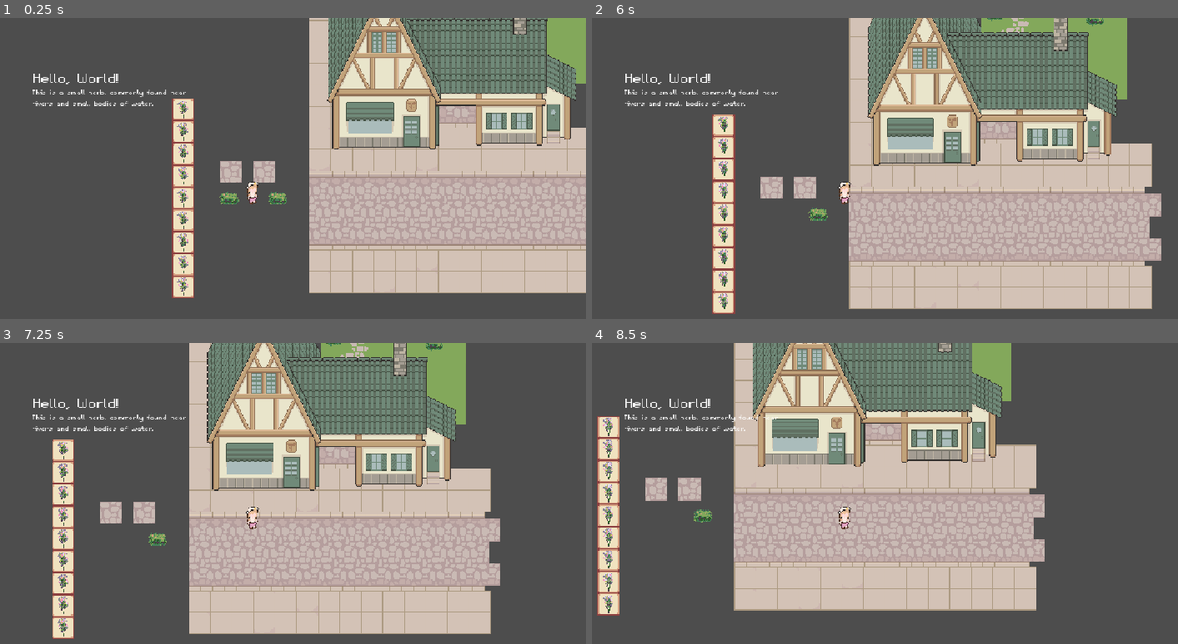
Above: before the commit, frames 1-4 (two rows, left to right).
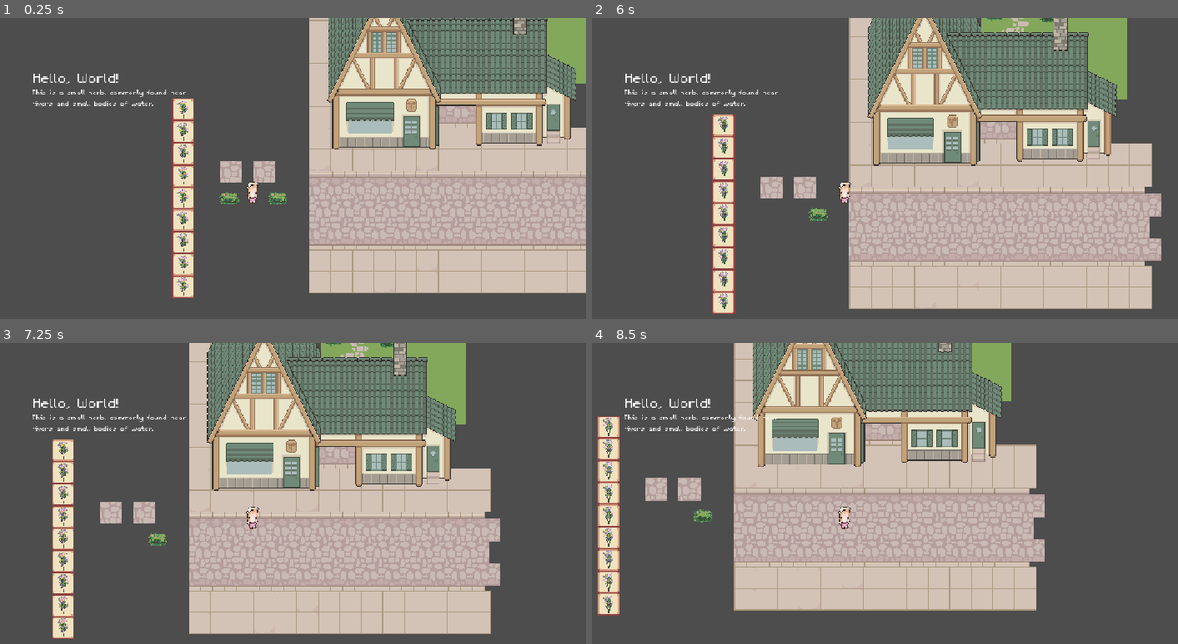
Above: after the commit, the same moments.

Repository: Jelmerrr/Flask-and-Fortune
Game: Godot game, scene res://Scenes/UtilScenes/visual_handler.tscn
Same seed, same stepped clock (60 frames per second), same inputs: the game is played once before the commit and once after it.
Inputs (mouse positions are in pixels of both pictures, inside the frame that each line leads up to):
- Up to frame 1 (0.25 s): no input
- Up to frame 2 (6 s): tap Enter at 0.5, 2, 3.5 s; move the mouse to (820, 198) at 0.52 s; hold W (move_up) 0.53-2.03 s; click (820, 198) at 0.67 s; tap Space at 1.25, 2.75 s; move the mouse to (867, 204) at 1.27 s; click (867, 204) at 1.42 s; move the mouse to (644, 150) at 2.02 s; hold A (move_left) 2.03-3.53 s; move the mouse to (879, 204) at 2.77 s; click (879, 204) at 2.92 s; move the mouse to (744, 111) at 3.52 s; hold S (move_down) 3.53-4.28 s; move the mouse to (990, 186) at 4.27 s; hold D (move_right) 4.28-5.03 s; move the mouse to (709, 222) at 5.02 s; hold W (move_up) 5.03-5.78 s; click (709, 222) at 5.17 s; move the mouse to (908, 123) at 5.77 s; hold D (move_right) from 5.78 s (still down)
- Up to frame 3 (7.25 s): keep holding D (move_right); move the mouse to (474, 343) at 6.52 s; click (474, 343) at 6.67 s
- Up to frame 4 (8.5 s): move the mouse to (1043, 586) at 7.27 s; click (1043, 586) at 7.42 s; move the mouse to (644, 475) at 8.02 s; release D (move_right) at 8.03 s; hold S (move_down) from 8.03 s (still down)

The runs differ from the first frame. In frame 1, less than 0.1% of the frame differs, in the area x 5-21%, y 19-23%; in frame 2, 0.1%, in the area x 5-88%, y 0-23%; in frame 3, 0.1%; in frame 4, less than 0.1%.

Commit message:
Port of basic inventory system

Diff:
--- /dev/null
+++ b/Resources/Inventory/InventorySlotResource.gd
@@ -0,0 +1,6 @@
+extends Resource
+
+class_name InventorySlot
+
+@export var item: ItemResource
+@export var amount: int
--- /dev/null
+++ b/Resources/Inventory/IventoryResource.gd
@@ -0,0 +1,5 @@
+extends Resource
+
+class_name Inventory
+
+@export var inventory: Array[InventorySlot]
--- /dev/null
+++ b/Resources/Inventory/Resource Files/PlayerInventory.tres
@@ -0,0 +1,8 @@
+[gd_resource type="Resource" script_class="Inventory" load_steps=3 format=3 uid="uid://do7r2r8ngpjhc"]
+
+[ext_resource type="Script" uid="uid://bvkm1krp5pwkh" path="res://Resources/Inventory/InventorySlotResource.gd" id="1_5aywx"]
+[ext_resource type="Script" uid="uid://dk1jn3oqssc6m" path="res://Resources/Inventory/IventoryResource.gd" id="2_tdvhe"]
+
+[resource]
+script = ExtResource("2_tdvhe")
+metadata/_custom_type_script = "uid://dk1jn3oqssc6m"
--- a/Resources/Loot Tables/Resource Files/SunberryLootTable.tres
+++ b/Resources/Loot Tables/Resource Files/SunberryLootTable.tres
@@ -9,8 +9,8 @@
 script = ExtResource("1_333ib")
 Item = ExtResource("2_lbkma")
 rarityWeigth = 4
-amountMin = 1
-amountMax = 3
+amountMin = 2
+amountMax = 4
 metadata/_custom_type_script = "uid://dtukklmctt8ar"
 
 [sub_resource type="Resource" id="Resource_sbsxg"]
--- /dev/null
+++ b/Resources/Player/PlayerDataResource.gd
@@ -0,0 +1,7 @@
+extends Resource
+
+class_name PlayerData
+
+@export var inventoryRef: Inventory
+
+#Add other player progression stuff here for later :3
--- /dev/null
+++ b/Resources/Player/Resource Files/MainPlayerData.tres
@@ -0,0 +1,9 @@
+[gd_resource type="Resource" script_class="PlayerData" load_steps=3 format=3 uid="uid://daghgr4dl3pxr"]
+
+[ext_resource type="Script" uid="uid://dbljdthu8enhv" path="res://Resources/Player/PlayerDataResource.gd" id="1_cu2lu"]
+[ext_resource type="Resource" uid="uid://do7r2r8ngpjhc" path="res://Resources/Inventory/Resource Files/PlayerInventory.tres" id="1_yuf6x"]
+
+[resource]
+script = ExtResource("1_cu2lu")
+inventoryRef = ExtResource("1_yuf6x")
+metadata/_custom_type_script = "uid://dbljdthu8enhv"
--- a/Scenes/Placeholder/player_controller.tscn
+++ b/Scenes/Placeholder/player_controller.tscn
@@ -1,7 +1,8 @@
-[gd_scene load_steps=5 format=3 uid="uid://b8faxx5uxnkkb"]
+[gd_scene load_steps=6 format=3 uid="uid://b8faxx5uxnkkb"]
 
 [ext_resource type="Script" uid="uid://ysxak25d4qnd" path="res://Scripts/Player/PlayerController.gd" id="1_4r0g5"]
 [ext_resource type="Texture2D" uid="uid://dncvuejp0iy4r" path="res://Assets/Sprites/Character Sprites/PlaceholderCharacter.png" id="1_l0131"]
+[ext_resource type="Resource" uid="uid://daghgr4dl3pxr" path="res://Resources/Player/Resource Files/MainPlayerData.tres" id="2_0n270"]
 
 [sub_resource type="SpriteFrames" id="SpriteFrames_4r0g5"]
 animations = [{
@@ -19,6 +20,7 @@
 
 [node name="PlayerController" type="CharacterBody2D"]
 script = ExtResource("1_4r0g5")
+playerData = ExtResource("2_0n270")
 
 [node name="AnimatedSprite2D" type="AnimatedSprite2D" parent="."]
 sprite_frames = SubResource("SpriteFrames_4r0g5")
--- a/Scenes/Placeholder/test_environment.tscn
+++ b/Scenes/Placeholder/test_environment.tscn
@@ -94,18 +94,6 @@
 position = Vector2(-100, 118)
 texture = ExtResource("3_ephj6")
 
-[node name="Sunberry" parent="." instance=ExtResource("4_nfcxt")]
-position = Vector2(-34, -3)
-
-[node name="Sunberry3" parent="." instance=ExtResource("4_nfcxt")]
-position = Vector2(434, -285)
-
-[node name="Sunberry4" parent="." instance=ExtResource("4_nfcxt")]
-position = Vector2(289, -292)
-
-[node name="Sunberry2" parent="." instance=ExtResource("4_nfcxt")]
-position = Vector2(36, -3)
-
 [node name="ExampleStreet" type="Sprite2D" parent="."]
 z_index = -1
 y_sort_enabled = true
@@ -116,3 +104,15 @@
 position = Vector2(252, -98)
 texture = ExtResource("6_42avm")
 offset = Vector2(23, -161)
+
+[node name="Sunberry" parent="." instance=ExtResource("4_nfcxt")]
+position = Vector2(-34, -3)
+
+[node name="Sunberry3" parent="." instance=ExtResource("4_nfcxt")]
+position = Vector2(368, -289)
+
+[node name="Sunberry4" parent="." instance=ExtResource("4_nfcxt")]
+position = Vector2(289, -292)
+
+[node name="Sunberry2" parent="." instance=ExtResource("4_nfcxt")]
+position = Vector2(36, -3)
--- a/Scenes/UtilScenes/visual_handler.tscn
+++ b/Scenes/UtilScenes/visual_handler.tscn
@@ -1,8 +1,7 @@
-[gd_scene load_steps=7 format=3 uid="uid://cw6yq4gb6t4dw"]
+[gd_scene load_steps=6 format=3 uid="uid://cw6yq4gb6t4dw"]
 
 [ext_resource type="PackedScene" uid="uid://c8428k051oqmk" path="res://Scenes/Placeholder/test_environment.tscn" id="1_exiw7"]
 [ext_resource type="FontFile" uid="uid://ciifp5ccg1w66" path="res://Assets/Fonts/m5x7.ttf" id="2_8ueo7"]
-[ext_resource type="Script" uid="uid://c7v2w7iagwppn" path="res://Scripts/CoreUtils/CoreUINodeController.gd" id="2_iw1ln"]
 [ext_resource type="Script" uid="uid://vjf41hvbmgn3" path="res://Scripts/Visual/DayNightModulateController.gd" id="4_pi6qo"]
 
 [sub_resource type="Gradient" id="Gradient_pi6qo"]
@@ -26,7 +25,6 @@
 grow_horizontal = 2
 grow_vertical = 2
 mouse_filter = 2
-script = ExtResource("2_iw1ln")
 
 [node name="Label" type="Label" parent="CanvasLayer/UI"]
 layout_mode = 0
--- a/Scripts/CoreUtils/CoreUINodeController.gd
+++ /dev/null
@@ -1,7 +0,0 @@
-extends Control
-
-func _ready() -> void:
-	#Force control objects to be alligned to 480 x 270 scale
-	#(mostly to prevent entire control modules misalligning with world scale)
-	for child in self.get_children():
-		child.position = child.position.snapped(Vector2(2,2))
--- /dev/null
+++ b/Scripts/CoreUtils/Globals/GlobalSignalBus.gd
@@ -0,0 +1,4 @@
+extends Node
+
+signal addItems(ItemResource, Inventory, int)
+signal removeItems(ItemResource, Inventory, int)
--- a/Scripts/CoreUtils/Globals/UtilsGlobalVariables.gd
+++ b/Scripts/CoreUtils/Globals/UtilsGlobalVariables.gd
@@ -2,6 +2,7 @@
 
 var currentPlayerPos: Vector2
 var currentPlayerState: UtilsGlobalEnums.playerState
+var playerDataRef: PlayerData = preload("uid://daghgr4dl3pxr")
 
 var playerGatheringRange: int = 50
 
--- a/Scripts/CoreUtils/Globals/UtilsRNGManager.gd
+++ b/Scripts/CoreUtils/Globals/UtilsRNGManager.gd
@@ -26,14 +26,15 @@
 		array[j] = tmp
 	return array
 
-func weightedLootTable(lootTable: LootTableResource) -> Array[ItemResource]:
-	var result: Array[ItemResource]
+func weightedLootTable(lootTable: LootTableResource) -> Dictionary[ItemResource, int]:
+	var result: Dictionary[ItemResource, int] = {}
 	var weighting: PackedFloat32Array
 	for item in lootTable.lootTable:
 		weighting.append(item.rarityWeigth)
 	for rolls in lootTable.itemsRollAmount:
-		var rngresult = rng.rand_weighted(weighting)
-		var itemAmount = rng.randi_range(lootTable.lootTable[rngresult].amountMin, lootTable.lootTable[rngresult].amountMax)
-		for n in itemAmount:
-			result.append(lootTable.lootTable[rngresult].Item)
+		var rngResult = rng.rand_weighted(weighting)
+		if lootTable.lootTable[rngResult].Item in result:
+			result[lootTable.lootTable[rngResult].Item] += rng.randi_range(lootTable.lootTable[rngResult].amountMin, lootTable.lootTable[rngResult].amountMax)
+		else:
+			result[lootTable.lootTable[rngResult].Item] = rng.randi_range(lootTable.lootTable[rngResult].amountMin, lootTable.lootTable[rngResult].amountMax)
 	return result
--- a/Scripts/GatherableObjects/GatherableObjectController.gd
+++ b/Scripts/GatherableObjects/GatherableObjectController.gd
@@ -51,9 +51,9 @@
 	GatherResource()
 
 func GatherResource() -> void:
-	#TODO: port loottable logic
-	var gatherResult: Array[ItemResource] = UtilsRngManager.weightedLootTable(gatherableData.lootTable)
+	var gatherResult: Dictionary[ItemResource, int] = UtilsRngManager.weightedLootTable(gatherableData.lootTable)
 	for item in gatherResult:
-		print(item.itemName)
+		GlobalSignalBus.addItems.emit(item, UtilsGlobalVariables.playerDataRef.inventoryRef, gatherResult[item])
+	GlobalIventoryHandler.printInventory(UtilsGlobalVariables.playerDataRef.inventoryRef)
 	harvestable = false
 	gather_object_sprite.visible = false
--- /dev/null
+++ b/Scripts/Inventory/GlobalIventoryHandler.gd
@@ -0,0 +1,56 @@
+extends Node
+
+func _ready() -> void:
+	GlobalSignalBus.addItems.connect(addItems)
+	GlobalSignalBus.removeItems.connect(removeItems)
+
+func addItems(item: ItemResource, inventoryReference: Inventory, amount: int) -> void:
+	#Adds item of defined amount to referenced inventory
+	#If the item does not exist inside the given inventory, create a new slot for it
+	var slot = hasItemInSlot(item, inventoryReference)
+	if slot != null:
+		slot.amount += amount
+	else:
+		inventoryReference.inventory.append(new_slot(item, amount))
+
+func removeItems(item: ItemResource, inventoryReference: Inventory, amount: int) -> void:
+	#Removes item of defined amount to referenced inventory
+	#If the inventory slot becomes empty, remove it from the inventory
+	var slot = hasItemInSlot(item, inventoryReference)
+	if slot != null:
+		if slot.amount >= amount:
+			slot.amount -= amount
+		else:
+			print("Not enough items in inventory to remove specified amount")
+			return
+		if slot.amount <= 0:
+			inventoryReference.inventory.erase(slot) #Might cause issues, too lazy to test properly but worked the 1 time I did test it.
+	else:
+		print("Item to remove not found!")
+
+func hasItemInSlot(item: ItemResource, inventoryReference: Inventory) -> InventorySlot:
+	#Call this when we care about which slot the item is located at, not the amount.
+	#Used internally to see if an item already exist within an inventory before creating a new dedicated slot for it.
+	for slot in inventoryReference.inventory:
+		if slot.item == item:
+			return slot
+	return null
+
+func hasItemAmountInInventory(item: ItemResource, amount: int, inventoryReference: Inventory) -> bool:
+	#Call this when we care about the count of an item, not in which slot it is.
+	#Mostly used for crafting checks for sufficient items.
+	for slot in inventoryReference.inventory:
+		if slot.item == item && slot.amount >= amount:
+			return true
+	return false
+
+func new_slot(item: ItemResource, amount: int) -> InventorySlot:
+	var newItem: InventorySlot = InventorySlot.new()
+	newItem.item = item
+	newItem.amount = amount
+	return newItem
+
+func printInventory(inventoryReference: Inventory) -> void:
+	print("Current Inventory:")
+	for slot in inventoryReference.inventory:
+		print(slot.item.itemName + " " + str(slot.amount) + "x")
--- a/Scripts/Player/PlayerController.gd
+++ b/Scripts/Player/PlayerController.gd
@@ -1,4 +1,6 @@
 extends CharacterBody2D
+
+@export var playerData: PlayerData
 
 @onready var animated_sprite_2d: AnimatedSprite2D = $AnimatedSprite2D
 
--- a/project.godot
+++ b/project.godot
@@ -25,6 +25,8 @@
 UtilsGlobalVariables="*res://Scripts/CoreUtils/Globals/UtilsGlobalVariables.gd"
 AudioController="*res://Scenes/UtilScenes/Audio/AudioController.tscn"
 UtilsRngManager="*res://Scripts/CoreUtils/Globals/UtilsRNGManager.gd"
+GlobalSignalBus="*res://Scripts/CoreUtils/Globals/GlobalSignalBus.gd"
+GlobalIventoryHandler="*res://Scripts/Inventory/GlobalIventoryHandler.gd"
 
 [display]
 
Not shown, added: Resources/Inventory/InventorySlotResource.gd.uid
Not shown, added: Resources/Inventory/IventoryResource.gd.uid
Not shown, added: Resources/Player/PlayerDataResource.gd.uid
Not shown, removed: Scripts/CoreUtils/CoreUINodeController.gd.uid
Not shown, added: Scripts/CoreUtils/Globals/GlobalSignalBus.gd.uid
Not shown, added: Scripts/Inventory/GlobalIventoryHandler.gd.uid
